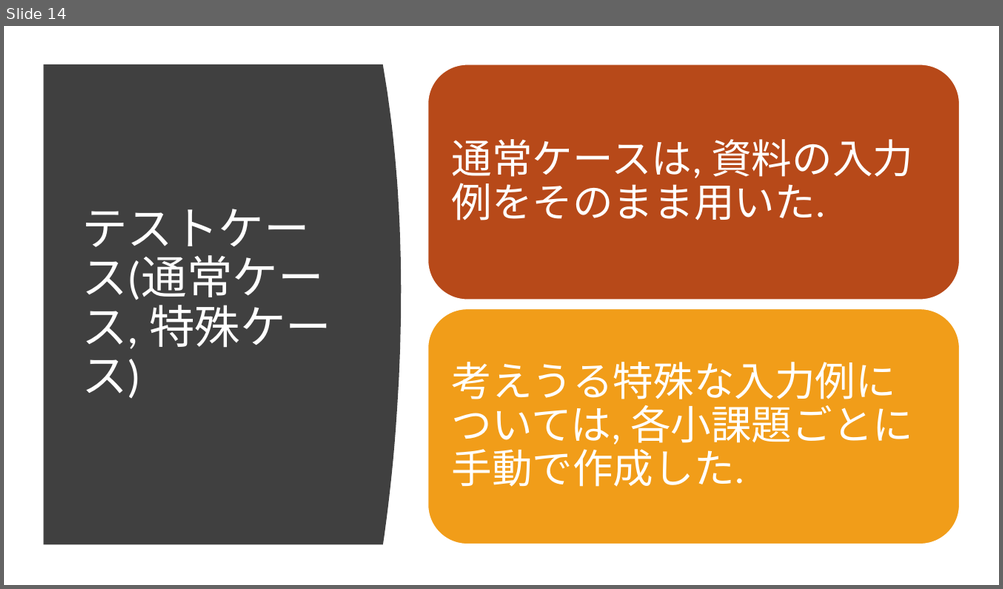
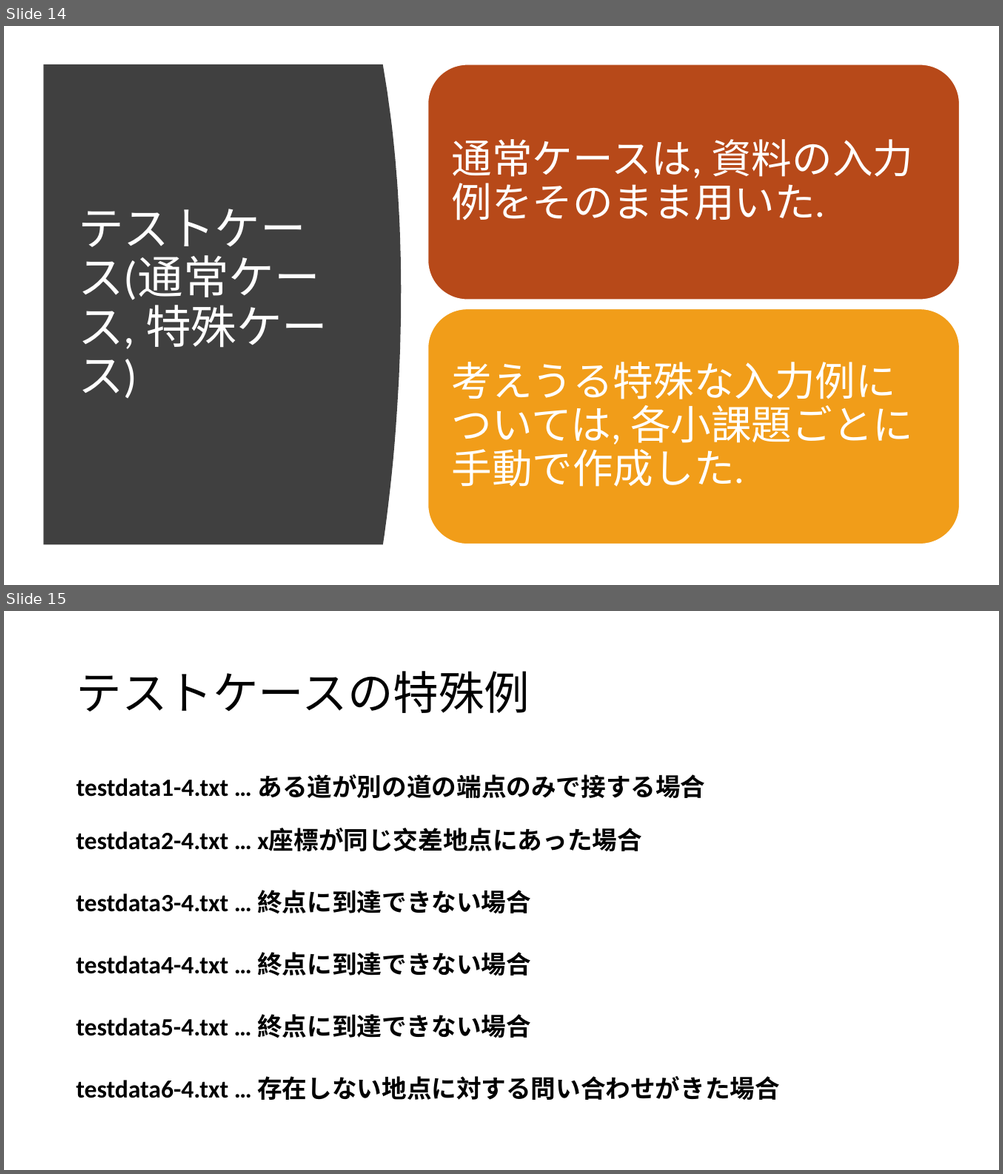
Before and after one commit to ie03-aizu-2019/ie03project-skys, a slide deck: Reports/Midterm.pptx. Shown one above the other, each under a label of ours: slide 14 before the commit, slides 14 and 15 after it. The pictures are 1003x589 and 1003x1174 pixels, drawn with LibreOffice and Linux fonts; fonts in the diff are those of the drawing. Boxes give left, top, right and bottom in pixels: in the first picture for what was removed or moved away, otherwise in the second. Text is boxed around its words. In the diff, an @@ line names an element or a change of style, - is before the commit and + after.

```diff
--- a/Reports/Midterm.pptx
+++ b/Reports/Midterm.pptx
@@ slide 15 added at (x1=4, y1=611, x2=999, y2=1170), background #FFFFFF @@
@@ title added at (x1=77, y1=671, x2=530, y2=714), 44 pt, text #000000 @@
+テストケースの特殊例
@@ text added at (x1=77, y1=775, x2=706, y2=798), 24 pt, text #000000, bold @@
+testdata1-4.txt … ある道が別の道の端点のみで接する場合
@@ text added at (x1=76, y1=829, x2=642, y2=851), 24 pt, text #000000, bold @@
+testdata2-4.txt … x座標が同じ交差地点にあった場合
@@ text added at (x1=76, y1=890, x2=531, y2=914), 24 pt, text #000000, bold @@
+testdata3-4.txt … 終点に到達できない場合
@@ text added at (x1=76, y1=952, x2=531, y2=976), 24 pt, text #000000, bold @@
+testdata4-4.txt … 終点に到達できない場合
@@ text added at (x1=76, y1=1014, x2=531, y2=1038), 24 pt, text #000000, bold @@
+testdata5-4.txt … 終点に到達できない場合
@@ text added at (x1=76, y1=1076, x2=780, y2=1100), 24 pt, text #000000, bold @@
+testdata6-4.txt … 存在しない地点に対する問い合わせがきた場合
@@ slide 14 changed as well @@
@@ rounded rectangle at (x1=428, y1=64, x2=959, y2=301): proportions changed @@
@@ title "テストケース(通常ケース, 特殊ケース)" moved from (x1=82, y1=209, x2=331, y2=398) to (x1=78, y1=209, x2=327, y2=398) @@
@@ text "通常ケースは, 資料の入力例をそのまま用いた." at (x1=452, y1=139, x2=913, y2=221): more space between paragraphs @@
@@ rounded rectangle at (x1=428, y1=309, x2=959, y2=545): proportions changed @@
@@ text "考えうる特殊な入力例については, 各小課題ごとに手動で作成した." at (x1=452, y1=362, x2=913, y2=487): more space between paragraphs @@
```
Also in this commit, not shown: 13 other slides changed, 1 other slide added, 2 slides removed.
